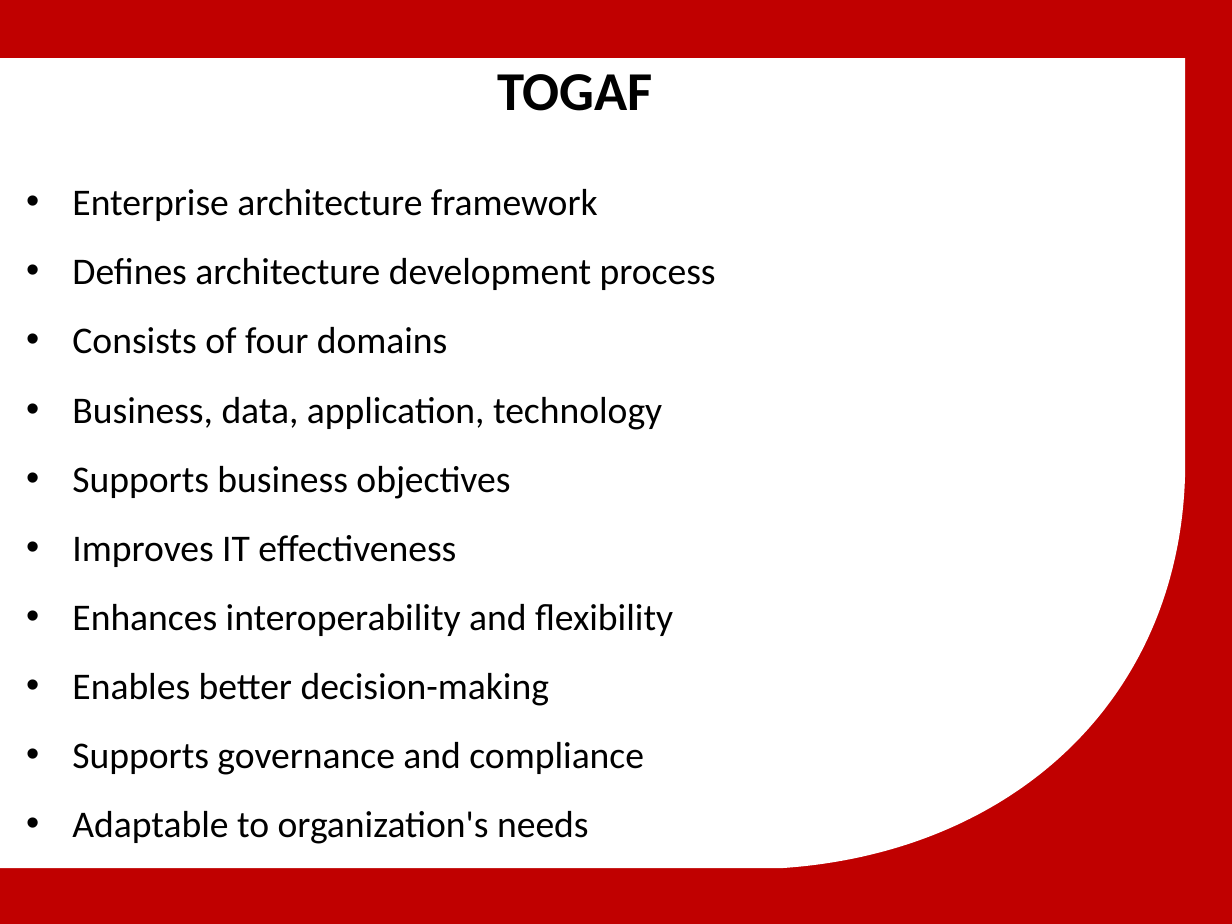
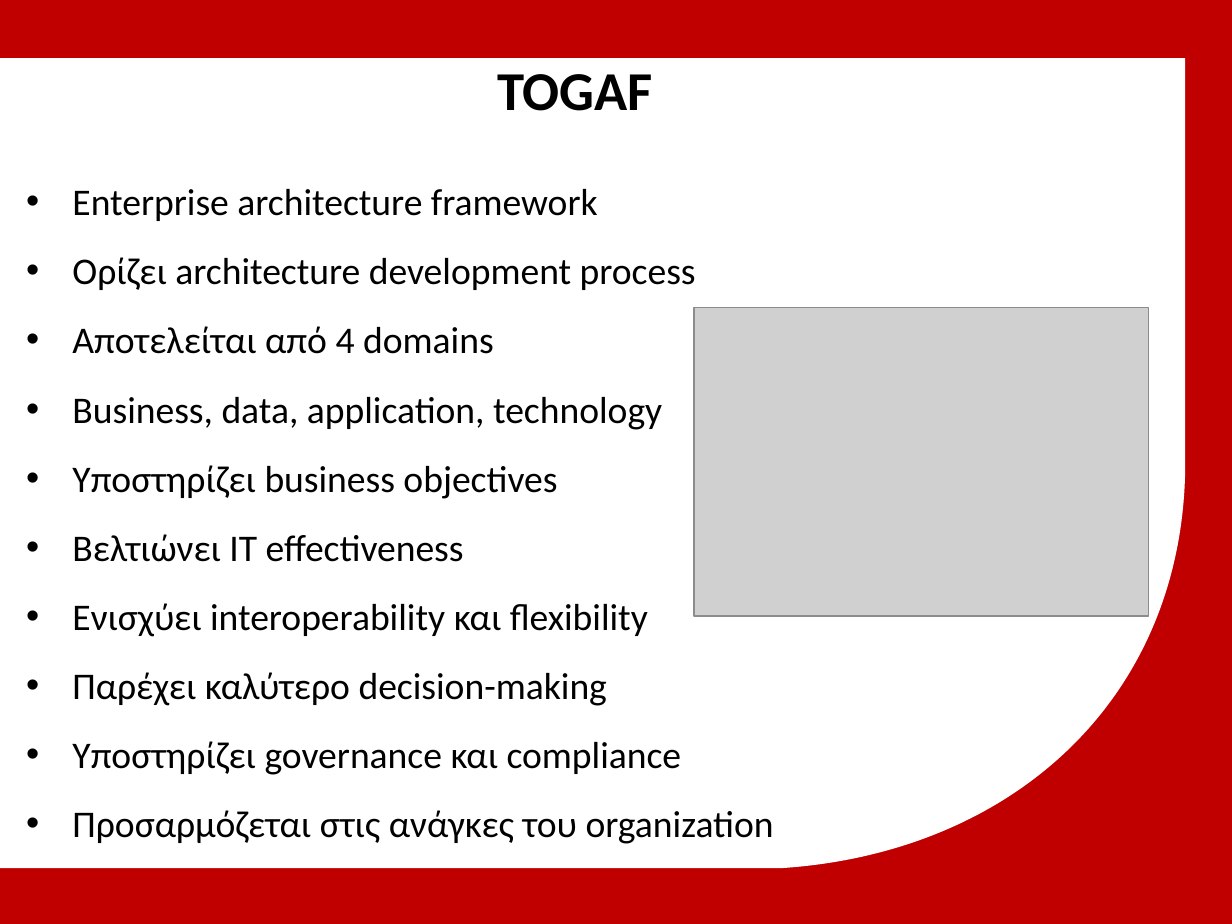
Before and after one commit to michailmarkou1995/MBA, a slide deck: slide 11 of Spiritual Wellbeing IV Professional Development and Applied Research/Μητροπολιτικό Κολλέγιο_ΣΕΚΦ[Μιχαηλ Μαρκου] IT in Global Business.pptx (slide 12 before the commit). Drawn at 1232x924 pixels with LibreOffice and Linux fonts; fonts in the diff are those of the drawing; grey boxes stand for pictures; background and template pictures are left out. Boxes give left, top, right and bottom in pixels: in the first picture for what was removed or moved away, otherwise in the second. Text is boxed around its words. In the diff, an @@ line names an element or a change of style, - is before the commit and + after.

```diff
--- a/Spiritual Wellbeing IV Professional Development and Applied Research/Μητροπολιτικό Κολλέγιο_ΣΕΚΦ[Μιχαηλ Μαρκου] IT in Global Business.pptx
+++ b/Spiritual Wellbeing IV Professional Development and Applied Research/Μητροπολιτικό Κολλέγιο_ΣΕΚΦ[Μιχαηλ Μαρκου] IT in Global Business.pptx
@@ text at (x1=72, y1=257, x2=696, y2=354): text changed @@
-• Defines architecture development process
-• Consists of four domains
+• Ορίζει architecture development process
+• Αποτελείται από 4 domains
@@ picture added at (x1=694, y1=308, x2=1148, y2=616) @@
@@ text at (x1=72, y1=465, x2=774, y2=844): text changed @@
-• Supports business objectives
-• Improves IT effectiveness
-• Enhances interoperability and flexibility
-• Enables better decision-making
-• Supports governance and compliance
-• Adaptable to organization's needs
+• Υποστηρίζει business objectives
+• Βελτιώνει IT effectiveness
+• Ενισχύει interoperability και flexibility
+• Παρέχει καλύτερο decision-making
+• Υποστηρίζει governance και compliance
+• Προσαρμόζεται στις ανάγκες του organization
```
Also in this commit, not shown: 3 other slides changed, 2 slides removed.
